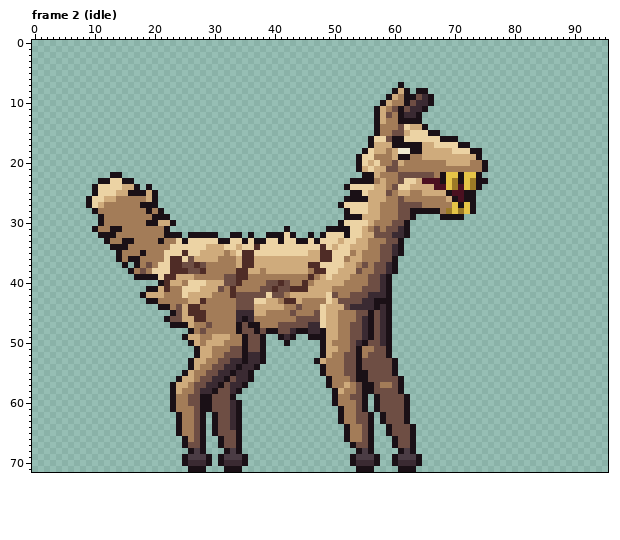
Two states of a pixel-art file, assets/source/characters/llama/llama-01.ase. That is the earlier state.
96x72 pixels, 17 frames. Shown: frame 2 (idle). The commit also changed other frames, which this record leaves out.
After the commit:
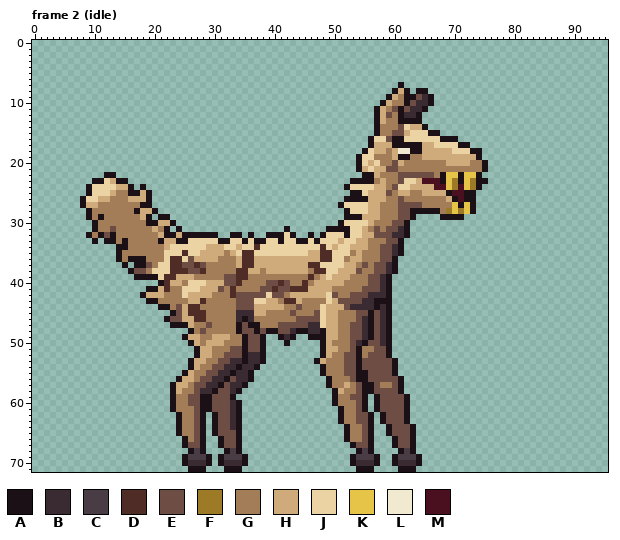
Palette (. is transparent): A #1a1016  B #3a2a32  C #4a3c44  D #4f2c26  E #6e4e44  F #9c7a26  G #a37c58  H #cfab7c  J #ecd3a4  K #e6c447  L #f1ead0  M #4a1020
The edit:
Frame 2 (idle):
Colour A is added in row 22 at x 12; in row 23 at x 10; in row 24 at x 9 and 18; in row 25 at x 9; in rows 26 to 27 at x 8; in rows 28 to 29 at x 9.
Colour A is added in row 30 at x 10; in row 31 at x 24; in row 32 at x 9 and 25; in row 33 at x 10.
Colour A replaces colour G in row 28 at x 17 and 20; in row 29 at x 19; in row 33 at x 13; in rows 36 to 37 at x 18.
Colour A replaces colour H in row 24 at x 16; in rows 25 to 26 at x 19.
Colour A replaces colour J in row 23 at x 14; in row 33 at x 24.
Colour E replaces colour A in row 31 at x 13; in row 32 at x 12.
Colour E replaces colour G in row 38 at x 17.
Colour G is added in row 29 at x 10; in row 32 at x 10.
Colour G replaces colour A in row 28 at x 10; in row 30 at x 11; in row 31 at x 14; in row 33 at x 16; in row 35 at x 18.
Colour G replaces colour H in row 25 at x 14 to 15; in row 26 at x 13; in row 27 at x 11.
Colour H replaces colour A in row 25 at x 18; in row 27 at x 9; in row 28 at x 19; in row 32 at x 24.
Colour H replaces colour G in row 26 at x 16 to 18; in rows 28 to 29 at x 18; in row 31 at x 20; in row 32 at x 21; in row 33 at x 22 to 23; in row 34 at x 22.
Colour H replaces colour J in row 23 at x 13; in row 24 at x 14; in row 25 at x 13; in row 26 at x 11; in row 27 at x 10.
Colour J replaces colour A in row 23 at x 12; in rows 24 to 25 at x 10; in row 26 at x 9.
Colour A is removed in row 22 at x 14; in row 23 at x 16; in row 24 at x 17 and 19; in rows 25 to 27 at x 20; in row 28 at x 21; in row 29 at x 20.
Colour A is removed in row 34 at x 13.
Changed places in both pictures, as pixel boxes (x1, y1, x2, y2):
changed: (80, 172, 188, 274)
